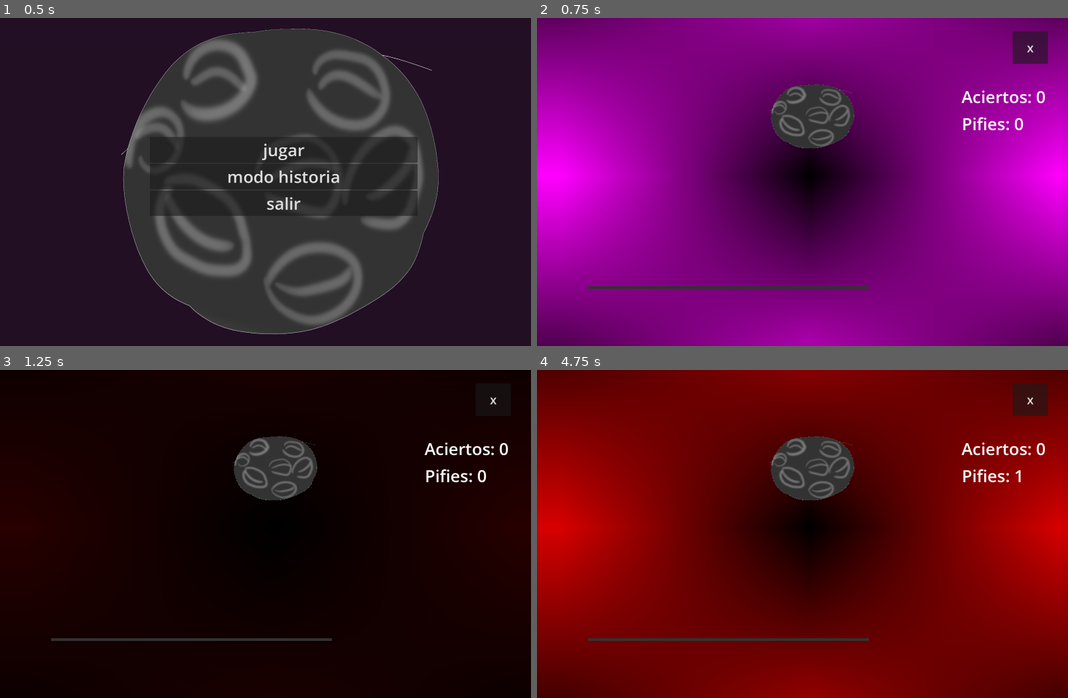
Above: before the commit, frames 1-4 (two rows, left to right).
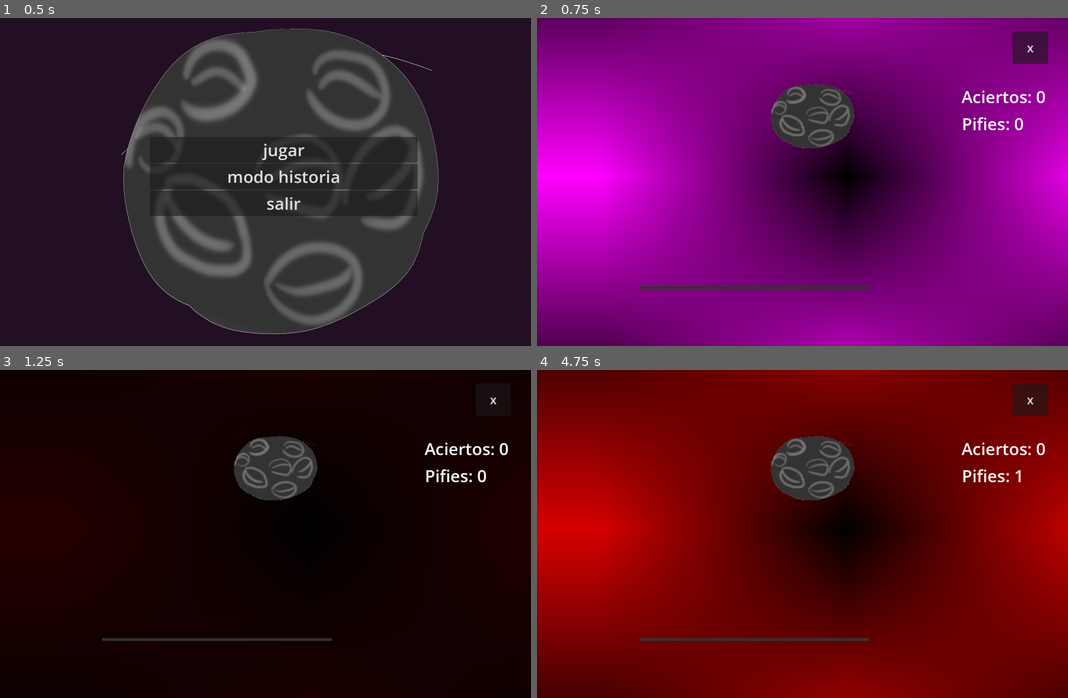
Above: after the commit, the same moments.

Repository: Pablo7776/AXION
Game: Godot game, scene res://menuInicio/inicio.tscn
Two runs of this game, one before a commit and one after it. Both use one fixed random seed, a clock stepped at 60 frames per second and the inputs below. Sound files missing from this copy of the repository are replaced by a short silence.
Inputs:
- Up to frame 1 (0.5 s): no input
- Up to frame 2 (0.75 s): click "jugar" at 0.5 s
- Up to frame 3 (1.25 s): no input
- Up to frame 4 (4.75 s): hold Right (hitDerecha) 1.28-2.03 s; tap Enter at 2 s; hold Down (hitAbajo) 2.03-2.75 s; click "x" at 2.75 s; click "jugar" at 3.5 s; hold Right (hitDerecha) from 4.28 s (still down)

Frame 1 is identical in both runs. In frame 2, 22% of the frame differs, in the area x 8-100%, y 33-83%; in frame 3, less than 0.1%; in frame 4, 14%.

Commit message:
nueva musica

Diff:
--- a/PROTOTIPO5/Main.tscn
+++ b/PROTOTIPO5/Main.tscn
@@ -4,14 +4,14 @@
 [ext_resource type="PackedScene" uid="uid://d3phyav16xrbj" path="res://PROTOTIPO6efectos/efecto.tscn" id="2_pbtkh"]
 [ext_resource type="Texture2D" uid="uid://ddbjwtdmmrndy" path="res://assets/png boceto basico del mimido.png" id="2_sniqo"]
 [ext_resource type="AudioStream" uid="uid://ddjhbai8eqqmx" path="res://assets/tambor.mp3" id="4_fxfcp"]
-[ext_resource type="AudioStream" uid="uid://pwcfnipdemsr" path="res://assets/Canción principal.mp3" id="4_pbtkh"]
+[ext_resource type="AudioStream" uid="uid://dx5mwiaq3goyb" path="res://assets/Tema Principal Rework.mp3" id="4_pbtkh"]
 
 [node name="Main" type="Node2D"]
 script = ExtResource("1_on1ap")
 metadata/_edit_horizontal_guides_ = [88.0]
 
 [node name="Efecto" parent="." instance=ExtResource("2_pbtkh")]
-position = Vector2(7, -59)
+position = Vector2(128, -56)
 
 [node name="ColorRect2" type="ColorRect" parent="."]
 visible = false
@@ -22,7 +22,7 @@
 color = Color(0.196143, 0.196143, 0.196143, 1)
 
 [node name="ColorRect" type="ColorRect" parent="."]
-offset_left = 168.0
+offset_left = 336.0
 offset_top = 883.0
 offset_right = 1091.0
 offset_bottom = 892.0
@@ -35,7 +35,7 @@
 position = Vector2(448, 256)
 
 [node name="Spawner2" type="Node2D" parent="."]
-position = Vector2(192, 256)
+position = Vector2(256, 256)
 
 [node name="Spawner3" type="Node2D" parent="."]
 position = Vector2(320, 256)
@@ -47,7 +47,7 @@
 position = Vector2(448, 88)
 
 [node name="Notas2" type="Node2D" parent="."]
-position = Vector2(192, 88)
+position = Vector2(256, 88)
 
 [node name="Notas3" type="Node2D" parent="."]
 position = Vector2(320, 88)
--- a/PROTOTIPO5/secuenciaAbajo.gd
+++ b/PROTOTIPO5/secuenciaAbajo.gd
@@ -5,36 +5,57 @@
 
 
 
-	{"tiempo": 4.0, "tecla": "space"},
+	{"tiempo": 3.969, "tecla": "space"},
 
-	{"tiempo": 6.0, "tecla": "space"},
+	{"tiempo": 6.073, "tecla": "space"},
 
-	{"tiempo": 8.0, "tecla": "space"},
-	{"tiempo": 9.0, "tecla": "space"},
+	{"tiempo": 7.945, "tecla": "space"},
 
-	{"tiempo": 11.0, "tecla": "space"},
-	{"tiempo": 12.0, "tecla": "space"},
-	{"tiempo": 13.0, "tecla": "space"},
-	{"tiempo": 14.0, "tecla": "space"},
-	{"tiempo": 16.114, "tecla": "space"},
-	{"tiempo": 16.314, "tecla": "space"},
-	{"tiempo": 16.514, "tecla": "space"},
-	{"tiempo": 16.722, "tecla": "space"},
-	{"tiempo": 16.962, "tecla": "space"},
-	{"tiempo": 20.114, "tecla": "space"},
-	{"tiempo": 20.33, "tecla": "space"},
-	{"tiempo": 20.546, "tecla": "space"},
-	{"tiempo": 20.754, "tecla": "space"},
-	{"tiempo": 20.986, "tecla": "space"},
-	{"tiempo": 22.026, "tecla": "space"},
-	{"tiempo": 24.211, "tecla": "space"},
-	{"tiempo": 26.139, "tecla": "space"},
-	{"tiempo": 28.139, "tecla": "space"},
-	{"tiempo": 28.355, "tecla": "space"},
-	{"tiempo": 28.571, "tecla": "space"},
-	{"tiempo": 28.795, "tecla": "space"},
-	{"tiempo": 29.011, "tecla": "space"},
-	{"tiempo": 30.083, "tecla": "space"},
+	{"tiempo": 9.921, "tecla": "space"},
+
+	{"tiempo": 11.929, "tecla": "space"},
+
+	{"tiempo": 13.898, "tecla": "space"},
+
+	{"tiempo": 15.914, "tecla": "space"},
+
+	{"tiempo": 16.138, "tecla": "space"},
+
+	{"tiempo": 16.402, "tecla": "space"},
+
+	{"tiempo": 17.506, "tecla": "space"},
+
+	{"tiempo": 18.562, "tecla": "space"},
+
+	{"tiempo": 20.01, "tecla": "space"},
+
+	{"tiempo": 21.05, "tecla": "space"},
+
+	{"tiempo": 22.043, "tecla": "space"},
+
+	{"tiempo": 23.579, "tecla": "space"},
+
+	{"tiempo": 23.843, "tecla": "space"},
+
+	{"tiempo": 24.043, "tecla": "space"},
+
+	{"tiempo": 24.235, "tecla": "space"},
+
+	{"tiempo": 24.459, "tecla": "space"},
+
+	{"tiempo": 24.675, "tecla": "space"},
+
+	{"tiempo": 24.867, "tecla": "space"},
+
+	{"tiempo": 25.091, "tecla": "space"},
+
+	{"tiempo": 25.363, "tecla": "space"},
+
+	{"tiempo": 25.619, "tecla": "space"},
+
+	{"tiempo": 27.091, "tecla": "space"},
+
+	{"tiempo": 27.275, "tecla": "space"},
 
 
 ]
--- a/PROTOTIPO6efectos/efecto.tscn
+++ b/PROTOTIPO6efectos/efecto.tscn
@@ -1,7 +1,7 @@
 [gd_scene load_steps=6 format=3 uid="uid://d3phyav16xrbj"]
 
 [ext_resource type="Script" uid="uid://dr8ihiqhw7o5x" path="res://PROTOTIPO6efectos/efecto.gd" id="1_ch5bp"]
-[ext_resource type="AudioStream" uid="uid://pwcfnipdemsr" path="res://assets/Canción principal.mp3" id="2_ch5bp"]
+[ext_resource type="AudioStream" uid="uid://dx5mwiaq3goyb" path="res://assets/Tema Principal Rework.mp3" id="2_ch5bp"]
 
 [sub_resource type="Gradient" id="Gradient_ch5bp"]
 interpolation_mode = 2
Not shown, added: Tema Principal Rework.mp3.import
Not shown, removed: assets/425556__t_roy_920__rock-808-beat.mp3.import
Not shown, removed: assets/758234__looplicator__60-bpm-industrial-drum-loop-5792-wav.mp3.import
Not shown, added: assets/Tema Principal Rework.mp3.import
Not shown, added: Tema Principal Rework.mp3
Not shown, removed: assets/425556__t_roy_920__rock-808-beat.mp3
Not shown, removed: assets/758234__looplicator__60-bpm-industrial-drum-loop-5792-wav.mp3
Not shown, added: assets/Tema Principal Rework.mp3
